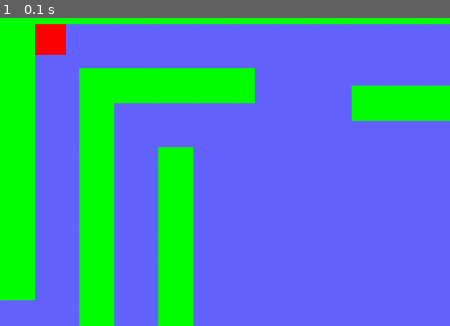
Above: before the commit, frame 1.
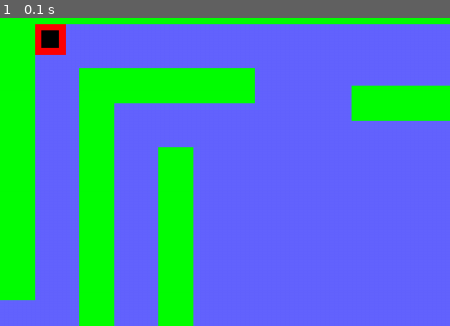
Above: after the commit, the same moment.

Repository: samsantea/Pygame-Project
Game: pygame game, started from main.py
Same seed, same stepped clock (60 frames per second), same inputs: the game is played once before the commit and once after it.
Inputs:
- Up to frame 1 (0.1 s): no input
The pictures show only the part of the screen within x 0-50%, y 0-50%; the shares and areas given below are measured in that part.

The runs differ from the first frame. In frame 1, 0.2% of the frame differs, in the area x 9-14%, y 3-10%.

Commit message:
Implemented bomb planting and player death from losing lives

Diff:
--- a/main.py
+++ b/main.py
@@ -60,6 +60,8 @@
         self.x_vel = 0
         self.y_vel = 0
 
+        self.planter = False
+
     def update(self):
         """ Update the player location"""
         # Move along the x axis
@@ -116,6 +118,40 @@
 
         # Set the top left of the wall to be at coords
         self.rect.topleft = coords
+
+class Bomb(pygame.sprite.Sprite):
+    """Bomb
+
+    Attributes:
+    image: visual representation
+    rect: mathematical representation
+    planting_time: how much time is left from beginning to plant until the bomb is set
+    plant_speed
+    """
+    def __init__(self, coords: tuple) -> None:
+        """
+        Arguments:
+            coords: tuple of (x,y) to represent location
+        """
+
+        super().__init__()
+
+        self.image = pygame.Surface((20, 20))
+        self.image.fill(BLACK)
+
+        self.rect = self.image.get_rect()
+
+        self.planting_time = 15.0
+        self.plant_speed = 0.0
+
+    def update(self):
+        self.planting_time += self.plant_speed
+
+    def plant(self):
+        self.plant_speed = -0.1
+
+    def stop_plant(self):
+        self.plant_speed = 0.0
 
 def main() -> None:
     """Driver of the Python script"""
@@ -131,10 +167,12 @@
     time_start = time.time()
     time_introduction = 7
     time_invincible = 3
+    time_start_plant = 0.0
+    round = 1
     player_one_click = False # Prevents player one from holding down more than one key
     player_two_click = False # Prevents player one from holding down more than one key
-    player_one_keys = [pygame.K_a, pygame.K_d, pygame.K_w, pygame.K_s]
-    player_two_keys = [pygame.K_LEFT, pygame.K_RIGHT, pygame.K_UP, pygame.K_DOWN]
+    player_one_keys = [pygame.K_a, pygame.K_d, pygame.K_w, pygame.K_s, pygame.K_4]
+    player_two_keys = [pygame.K_LEFT, pygame.K_RIGHT, pygame.K_UP, pygame.K_DOWN, pygame.K_KP4]
 
     wall_attributes = [
         [40, 354, (0, 0)],
@@ -162,11 +200,19 @@
         all_sprites.add(wall)
 
     player_one = Player((40, 40), RED)
+    player_one.planter = True
     player_two = Player((948, 690), BLUE)
     all_sprites.add(player_one)
     all_sprites.add(player_two)
     player_sprites.add(player_one)
     player_sprites.add(player_two)
+    time_hit = 0.0
+
+    bomb = Bomb((0, 0))
+    all_sprites.add(bomb)
+
+    new_bomb_coords = (-1, -1)
+    time_ticking = 0
 
     # ----------- MAIN LOOP
     while not done:
@@ -188,6 +234,9 @@
                         player_one.go_up()
                     elif event.key == pygame.K_s:
                         player_one.go_down()
+                    elif event.key == pygame.K_4 and player_one.planter == True:
+                        bomb.plant()
+                        print("planting")
 
             # Keys to move player two
                 elif event.key in player_two_keys and player_two_click == False:
@@ -201,8 +250,15 @@
                         player_two.go_up()
                     elif event.key == pygame.K_DOWN:
                         player_two.go_down()
+                    elif event.key == pygame.K_KP4 and player_two.planter == True:
+                        bomb.plant()
+                        print("planting")
 
             elif event.type == pygame.KEYUP:
+                if event.key == pygame.K_4:
+                    bomb.stop_plant()
+                    print("stopped plant")
+
                 if event.key in player_one_keys:
                     player_one_click = False
                     if player_one.x_vel != 0 or player_one.y_vel != 0:
@@ -216,14 +272,18 @@
 
         all_sprites.update()
 
+        # bomb.rect.center = player_one.rect.center
+
         # See if we hit anything
         for player in player_sprites:
             opponent_hit_list = pygame.sprite.spritecollide(player, player_sprites, False)
             for opponent in opponent_hit_list:
                 if opponent != player:
-                    time_hit = time.time()
-                    opponent.lives -= 1
-                    print(opponent)
+                    if (time.time() - time_hit) >= 5.0:
+                        time_hit = time.time()
+
+                        opponent.lives -= 1
+                        print(opponent)
             block_hit_list = pygame.sprite.spritecollide(player, wall_sprites, False) # TODO: fix teleportation bug
             for block in block_hit_list:
                 # If the player is moving right,
@@ -245,6 +305,22 @@
                     player.stop()
                     player.rect.top = block.rect.bottom
 
+            if player.planter == True and bomb.planting_time > 0:
+                bomb.rect.center = player.rect.center
+
+            elif -0.1 <= bomb.planting_time <= 0.0:
+                print("planted")
+                time_ticking = time.time()
+                if new_bomb_coords == (-1, -1):
+                    new_bomb_coords = player.rect.center
+                    bomb.rect.center = new_bomb_coords
+
+            if player.lives <= 0:
+                done = True
+
+
+
+
         # ----------- DRAW THE ENVIRONMENT
         screen.fill(BGCOLOUR)  # fill with bgcolor
 
